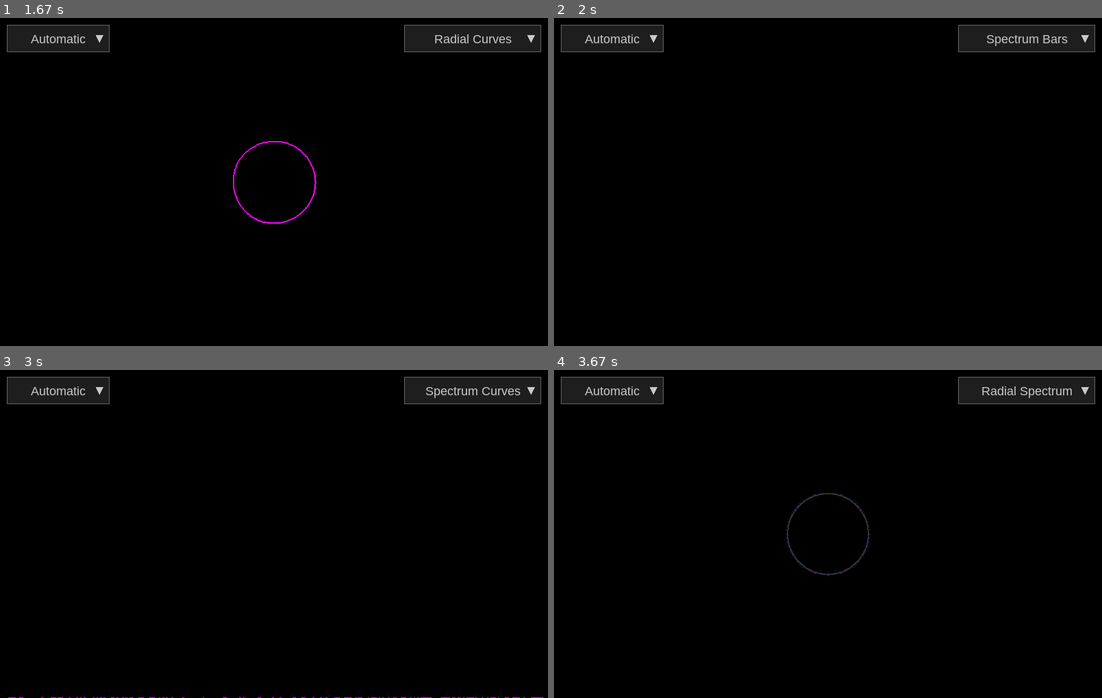
Above: before the commit, frames 1-4 (two rows, left to right).
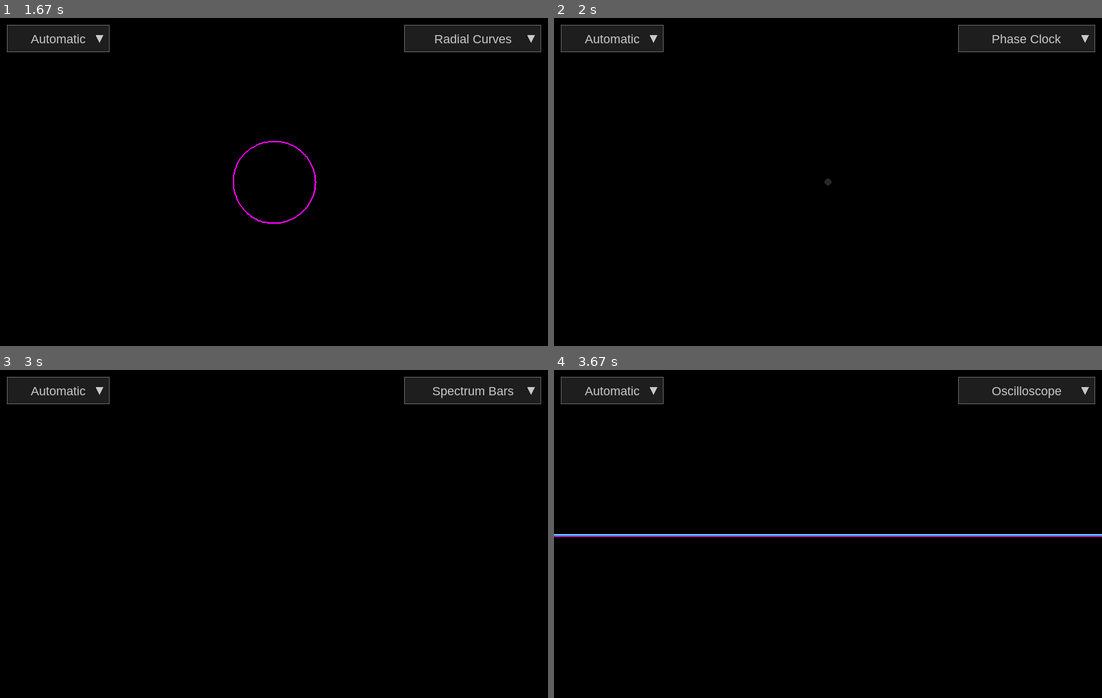
Above: after the commit, the same moments.

Repository: godelayheehoo/AudioViz
Game: pygame game, started from src/main.py
Same seed, same stepped clock (60 frames per second), same inputs: the game is played once before the commit and once after it.
Inputs (mouse positions are in pixels of both pictures, inside the frame that each line leads up to):
- Up to frame 1 (1.67 s): tap Space at 0.33, 0.73, 1.03, 1.23, 1.57 s
- Up to frame 2 (2 s): tap Space at 1.87 s
- Up to frame 3 (3 s): click "Automatic" at 2.05 s; click (246, 619) at 2.38 s; tap Space at 2.73 s
- Up to frame 4 (3.67 s): tap Space at 3.03, 3.3, 3.63 s

Frame 1 is identical in both runs. In frame 2, 0.3% of the frame differs, in the area x 49-94%, y 5-52%; in frame 3, 0.3%; in frame 4, 1.3%, in the area x 0-100%, y 5-63%.

Commit message:
phase clock

Diff:
--- a/src/dsp/pipeline.py
+++ b/src/dsp/pipeline.py
@@ -9,7 +9,7 @@
     def __init__(self):
         self.window = np.hanning(FFT_SIZE)
 
-    def process(self, audio_chunk: np.ndarray) -> np.ndarray:
+    def process(self, audio_chunk: np.ndarray) -> tuple:
         """
         Compute the FFT of the audio chunk for both channels.
 
@@ -17,7 +17,9 @@
             audio_chunk (np.ndarray): Input audio data (N, 2).
 
         Returns:
-            np.ndarray: Frequency spectrum magnitude (2, N/2 + 1).
+            tuple: (magnitude, phase) where:
+                - magnitude (np.ndarray): Frequency spectrum magnitude (2, N/2 + 1)
+                - phase (np.ndarray): Frequency spectrum phase (2, N/2 + 1)
         """
         # Ensure we have enough data, pad if necessary
         if len(audio_chunk) < FFT_SIZE:
@@ -27,14 +29,22 @@
         # Process each channel
         # Channel 0 (Left)
         left_data = audio_chunk[:FFT_SIZE, 0] * self.window
-        left_spectrum = np.abs(np.fft.rfft(left_data))
+        left_fft = np.fft.rfft(left_data)
+        left_spectrum = np.abs(left_fft)
+        left_phase = np.angle(left_fft)
 
         # Channel 1 (Right)
         if audio_chunk.shape[1] > 1:
             right_data = audio_chunk[:FFT_SIZE, 1] * self.window
-            right_spectrum = np.abs(np.fft.rfft(right_data))
+            right_fft = np.fft.rfft(right_data)
+            right_spectrum = np.abs(right_fft)
+            right_phase = np.angle(right_fft)
         else:
             # Duplicate mono if only 1 channel
             right_spectrum = left_spectrum
+            right_phase = left_phase
 
-        return np.vstack((left_spectrum, right_spectrum))
+        magnitude = np.vstack((left_spectrum, right_spectrum))
+        phase = np.vstack((left_phase, right_phase))
+
+        return magnitude, phase
--- a/src/main.py
+++ b/src/main.py
@@ -60,10 +60,10 @@
             data = audio.read_chunk()
 
             # 2. Process
-            spectrum = dsp.process(data)
+            magnitude, phase = dsp.process(data)
 
             # 3. Render
-            renderer.render(spectrum, data)
+            renderer.render(magnitude, data, phase)
             renderer.update()
 
     except KeyboardInterrupt:
--- a/src/render/pygame_render.py
+++ b/src/render/pygame_render.py
@@ -17,14 +17,15 @@
         self.mode = 'bars' # 'bars', 'line', 'spectrogram', 'wave'
 
         # Dropdown menu for mode selection
-        dropdown_options = ["Spectrum Bars", "Spectrum Curves", "Spectrogram", "Oscilloscope", "Radial Spectrum", "Radial Curves"]
+        dropdown_options = ["Spectrum Bars", "Spectrum Curves", "Spectrogram", "Oscilloscope", "Radial Spectrum", "Radial Curves", "Phase Clock"]
         self.mode_map = {
             "Spectrum Bars": "bars",
             "Spectrum Curves": "line",
             "Spectrogram": "spectrogram",
             "Oscilloscope": "wave",
             "Radial Spectrum": "radial",
-            "Radial Curves": "radial_curves"
+            "Radial Curves": "radial_curves",
+            "Phase Clock": "phase_clock"
         }
         dropdown_width = 200
         dropdown_height = 40
@@ -137,7 +138,7 @@
                 cmap[i] = ((i-170)*3, 255, 255)
         return cmap
 
-    def render(self, spectrum: np.ndarray, audio_chunk: np.ndarray = None):
+    def render(self, spectrum: np.ndarray, audio_chunk: np.ndarray = None, phase: np.ndarray = None):
         self.screen.fill((0, 0, 0)) # Clear screen
 
         if spectrum is None or len(spectrum) == 0:
@@ -162,6 +163,9 @@
             self._render_radial(spectrum)
         elif self.mode == 'radial_curves':
             self._render_radial_curves(spectrum)
+        elif self.mode == 'phase_clock':
+            if phase is not None:
+                self._render_phase_clock(spectrum, phase)
 
         # Draw dropdowns
         self.scale_dropdown.draw(self.screen)
@@ -412,6 +416,88 @@
                 points = list(zip(x.astype(int), y.astype(int)))
                 if len(points) > 1:
                     pygame.draw.lines(self.screen, colors[ch], True, points, 2)
+
+    def _render_phase_clock(self, spectrum, phase):
+        """
+        Render a radial "phase clock" where each frequency bin is a rotating vector.
+        Vector length = magnitude, rotation angle = instantaneous phase.
+        Creates a chaotic mechanical clock effect.
+        """
+        # Spectrum and phase shapes are (2, N)
+        num_channels = spectrum.shape[0]
+
+        # Use a reasonable number of bins for visual clarity
+        # Too many = cluttered, too few = not enough detail
+        num_bins = 80  # Sweet spot for clock-like appearance
+        limit = min(spectrum.shape[1] // 4, num_bins * 2)  # Use lower frequencies primarily
+
+        # Center of screen
+        center_x = WINDOW_WIDTH // 2
+        center_y = WINDOW_HEIGHT // 2
+
+        # Maximum vector length
+        max_length = min(WINDOW_WIDTH, WINDOW_HEIGHT) // 2 - 30
+
+        # Draw a subtle center circle as anchor
+        pygame.draw.circle(self.screen, (40, 40, 40), (center_x, center_y), 5, 0)
+
+        # Colors for channels
+        base_colors = [(0, 255, 255), (255, 0, 255)]  # Cyan, Magenta
+
+        # Process each channel
+        for ch in range(num_channels):
+            mag_data = spectrum[ch][:limit]
+            phase_data = phase[ch][:limit]
+
+            # Sample bins evenly
+            indices = np.linspace(0, len(mag_data) - 1, num_bins).astype(int)
+            magnitudes = mag_data[indices]
+            phases = phase_data[indices]
+
+            # Draw each bin as a rotating vector
+            for i in range(num_bins):
+                # Position angle around the circle (like clock tick marks)
+                position_angle = (2 * np.pi * i) / num_bins
+
+                # Add slight offset between channels for visibility
+                if ch == 1:
+                    position_angle += (np.pi / num_bins)  # Half-step offset
+
+                # Vector length based on magnitude
+                length = magnitudes[i] * max_length * 0.8
+
+                # Rotation angle based on phase
+                # Phase is in radians (-π to π), use it directly for rotation
+                rotation = phases[i]
+
+                # Combined angle: position + rotation from phase
+                total_angle = position_angle + rotation
+
+                # Calculate end point of vector
+                end_x = center_x + length * np.cos(total_angle)
+                end_y = center_y + length * np.sin(total_angle)
+
+                # Color variation based on frequency (bin index)
+                # Low frequencies (early bins) = warmer/dimmer
+                # High frequencies (later bins) = cooler/brighter
+                freq_factor = i / num_bins
+
+                # Brightness based on magnitude
+                brightness = min(1.0, magnitudes[i] * 2.0)
+
+                # Interpolate color: low freq = dim, high freq = bright
+                base_color = base_colors[ch]
+                color = tuple(int(c * (0.3 + 0.7 * freq_factor) * (0.4 + 0.6 * brightness)) for c in base_color)
+
+                # Line thickness varies slightly with magnitude for depth
+                thickness = max(1, int(1 + brightness * 2))
+
+                # Draw the vector from center to end point
+                pygame.draw.line(self.screen, color,
+                               (int(center_x), int(center_y)),
+                               (int(end_x), int(end_y)),
+                               thickness)
+
 
     def _render_waveform(self, audio_chunk):
         # audio_chunk shape (CHUNK_SIZE, 2)
@@ -488,8 +574,8 @@
             # Optional: Keep spacebar as a keyboard shortcut
             if event.type == pygame.KEYDOWN:
                 if event.key == pygame.K_SPACE:
-                    modes = ['bars', 'line', 'spectrogram', 'wave', 'radial', 'radial_curves']
-                    mode_names = ["Spectrum Bars", "Spectrum Curves", "Spectrogram", "Oscilloscope", "Radial Spectrum", "Radial Curves"]
+                    modes = ['bars', 'line', 'spectrogram', 'wave', 'radial', 'radial_curves', 'phase_clock']
+                    mode_names = ["Spectrum Bars", "Spectrum Curves", "Spectrogram", "Oscilloscope", "Radial Spectrum", "Radial Curves", "Phase Clock"]
                     current_idx = modes.index(self.mode)
                     next_idx = (current_idx + 1) % len(modes)
                     self.mode = modes[next_idx]
